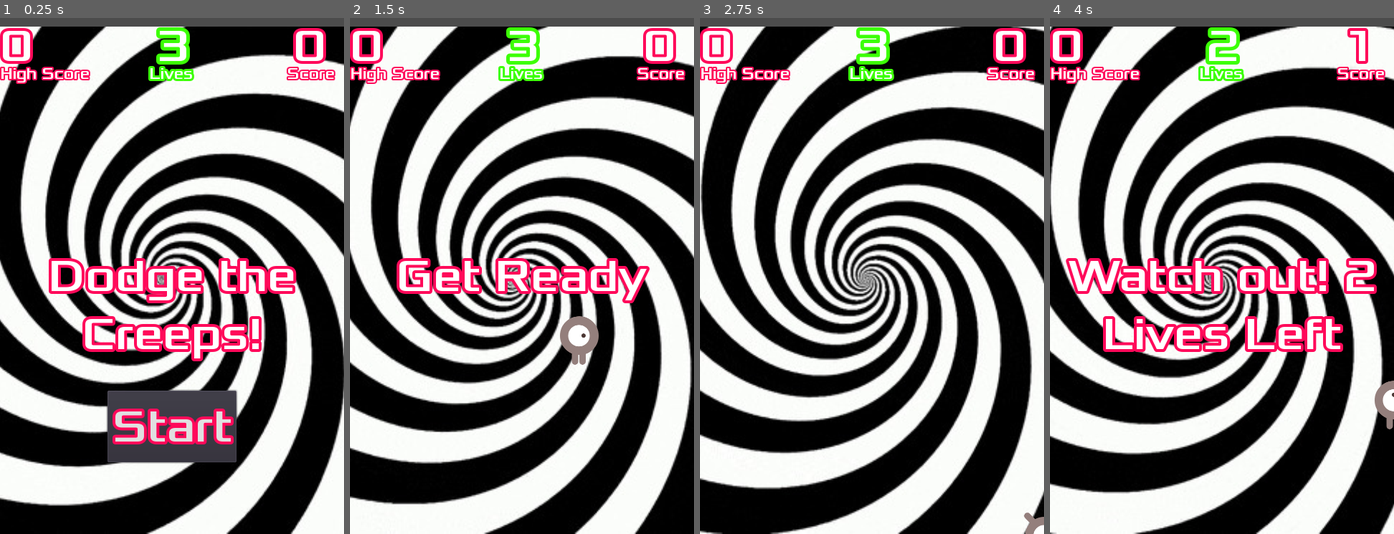
Above: before the commit, frames 1-4 (left to right).
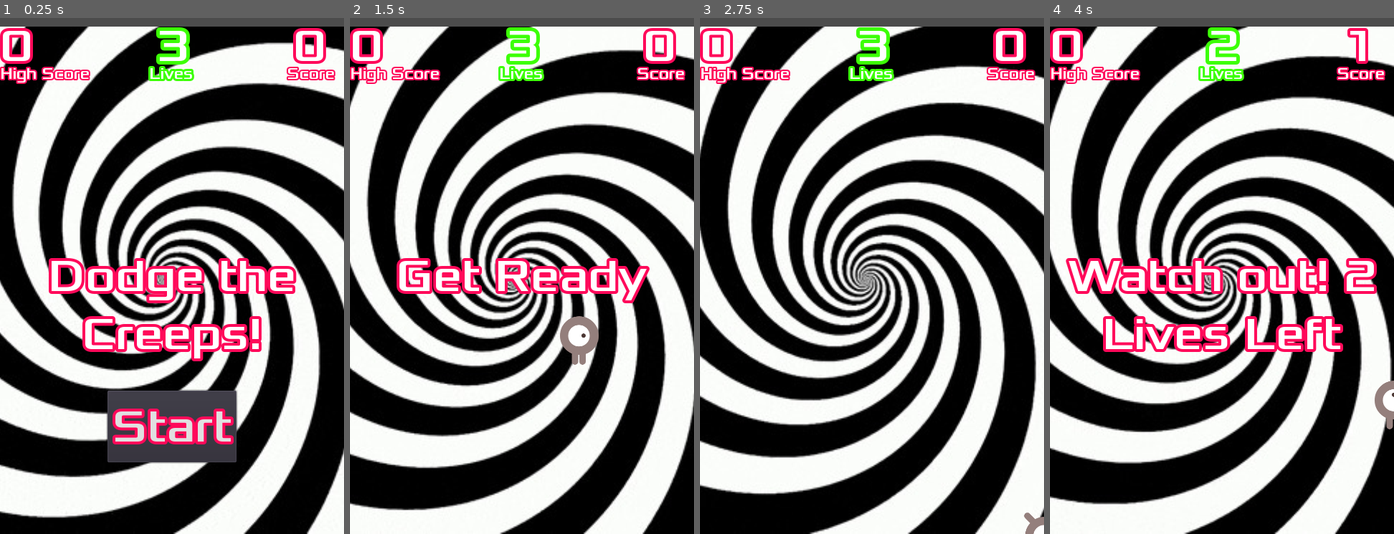
Above: after the commit, the same moments.

Repository: 44351-w22/godot-tutorial-TheMusicMan28
Game: Godot game, scene res://Main.tscn
Same seed, same stepped clock (60 frames per second), same inputs: the game is played once before the commit and once after it.
Inputs:
- Up to frame 1 (0.25 s): no input
- Up to frame 2 (1.5 s): click "Start" at 0.5 s; hold Right (ui_right) from 1.28 s (still down)
- Up to frame 3 (2.75 s): release Right (ui_right) at 2.03 s; hold Down (ui_down) from 2.03 s (still down)
- Up to frame 4 (4 s): release Down (ui_down) at 2.78 s; hold Right (ui_right) 2.78-3.53 s; hold Up (ui_up) from 3.53 s (still down)

The runs differ from the first frame. In frame 1, 29% of the frame differs, in the area x 0-100%, y 1-100%; in frame 2, 20%; in frame 3, 21%; in frame 4, 31%.

Commit message:
changed background music

Diff:
--- a/Main.gd
+++ b/Main.gd
@@ -18,6 +18,7 @@
 	$HUD.update_score(score)
 	$HUD.show_message('Get Ready')
 	$Music.play()
+
 
 
 func _on_ScoreTimer_timeout():
--- a/Main.tscn
+++ b/Main.tscn
@@ -4,7 +4,7 @@
 [ext_resource path="res://Main.gd" type="Script" id=2]
 [ext_resource path="res://Mob.tscn" type="PackedScene" id=3]
 [ext_resource path="res://HUD.tscn" type="PackedScene" id=4]
-[ext_resource path="res://dodge_assets/art/House In a Forest Loop.ogg" type="AudioStream" id=5]
+[ext_resource path="res://dodge_assets/art/yakety-sax-music.mp3.mp3" type="AudioStream" id=5]
 [ext_resource path="res://dodge_assets/art/gameover.wav" type="AudioStream" id=6]
 [ext_resource path="res://dodge_assets/art/Spiral Background/frame_001_delay-0.04s.jpg" type="Texture" id=7]
 [ext_resource path="res://dodge_assets/art/Spiral Background/frame_002_delay-0.05s.jpg" type="Texture" id=8]
@@ -268,7 +268,7 @@
 position = Vector2( 232, 365.75 )
 scale = Vector2( 2.00667, 2.09615 )
 frames = SubResource( 2 )
-frame = 189
+frame = 188
 speed_scale = 5.0
 playing = true
 
@@ -301,11 +301,12 @@
 
 [node name="WilhelmScream" type="AudioStreamPlayer" parent="."]
 stream = ExtResource( 246 )
+volume_db = 5.0
 
 [node name="AnimatedSprite3D" type="AnimatedSprite3D" parent="."]
 
+[connection signal="hit" from="Player" to="." method="_on_Player_hit"]
 [connection signal="hit" from="Player" to="." method="game_over"]
-[connection signal="hit" from="Player" to="." method="_on_Player_hit"]
 [connection signal="timeout" from="MobTimer" to="." method="_on_MobTimer_timeout"]
 [connection signal="timeout" from="ScoreTimer" to="." method="_on_ScoreTimer_timeout"]
 [connection signal="timeout" from="StartTimer" to="." method="_on_StartTimer_timeout"]
Not shown, added: docs/index.apple-touch-icon.png.import
Not shown, added: docs/index.icon.png.import
Not shown, added: docs/index.png.import
Not shown, added: dodge_assets/art/yakety-sax-music.mp3.mp3.import
Not shown, changed: docs/index.html
Not shown, changed: docs/index.pck
Not shown, added: dodge_assets/art/yakety-sax-music.mp3.mp3
